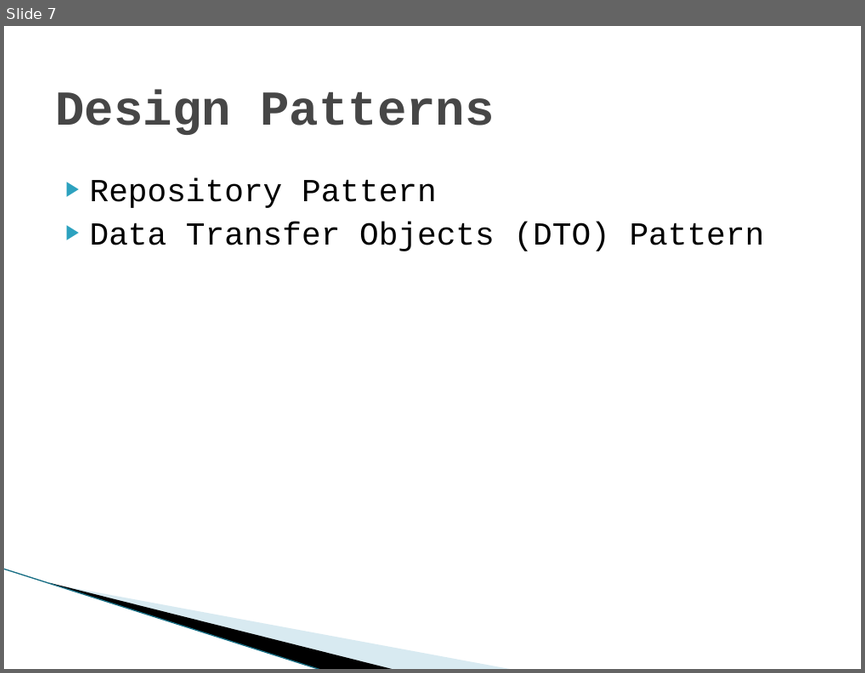
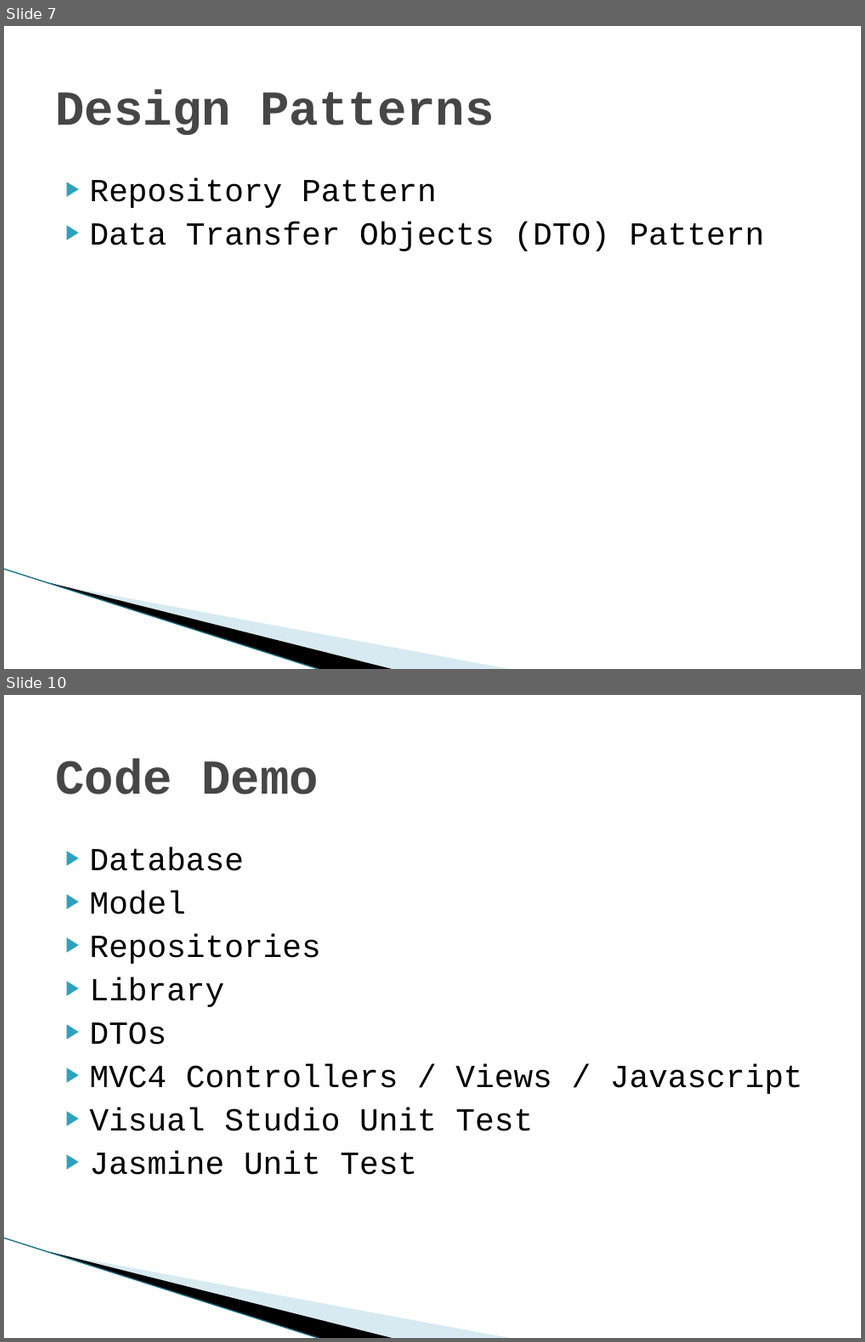
Before and after one commit to jeffflater/AddressBookDemo, a slide deck: Main/Docs/AddressBookDemo.pptx. Shown one above the other, each under a label of ours: slide 7 before the commit, slides 7 and 10 after it; the slides between them are not shown. The pictures are 865x673 and 865x1342 pixels, drawn with LibreOffice and Linux fonts; fonts in the diff are those of the drawing; background and template pictures are left out. Boxes give left, top, right and bottom in pixels: in the first picture for what was removed or moved away, otherwise in the second. Text is boxed around its words. In the diff, an @@ line names an element or a change of style, - is before the commit and + after.

```diff
--- a/Main/Docs/AddressBookDemo.pptx
+++ b/Main/Docs/AddressBookDemo.pptx
@@ slide 10 added at bbox=[4, 695, 861, 1338], background #FFFFFF; not listed: 3 template elements that a slide beside it also shows @@
@@ title added at bbox=[55, 758, 318, 794], 41 pt, text #464646, bold @@
+Code Demo
@@ text added at bbox=[90, 847, 803, 1174], 27 pt, text #000000 @@
+▶ Database
+▶ Model
+▶ Repositories
+▶ Library
+▶ DTOs
+▶ MVC4 Controllers / Views / Javascript
+▶ Visual Studio Unit Test
+▶ Jasmine Unit Test
```
Also in this commit, not shown: 4 slides changed, 3 other slides added, 1 slide removed, 51 other files.
